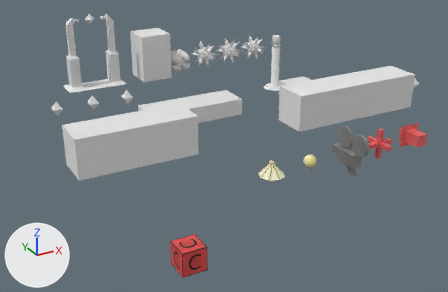
An edit to the Blender file etc/blend/Objects.blend, drawn before and after from the same camera.
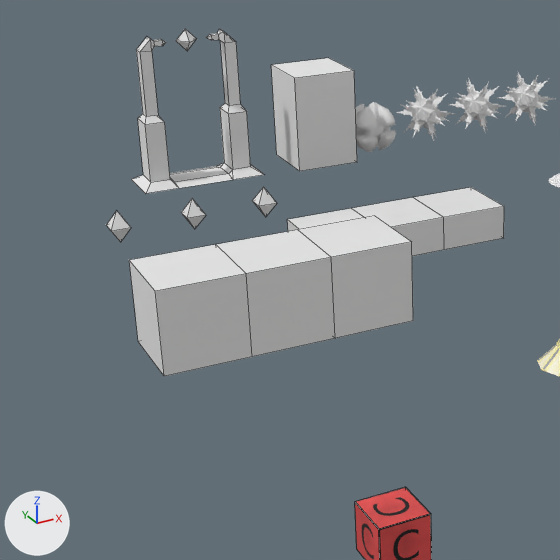
Each version is shown whole from a 50 mm lens placed at (-8.16, -17.49, 6.31), pointed at (0.02, -2.62, -1.12), then close up on the part from 0% to 60% of the width and 0% to 92% of the height. The lights are fixed; the arrows at lower left show +X, +Y and +Z. The close-ups show mesh edges as thin lines. Objects named as collision shapes, trigger or cutter boxes, shadow casters or lower levels of detail are left out.

The scene before the commit, as lines of its bpy script (objects in view):
```python
me_bomb = bpy.data.meshes.new('Bomb')
me_bomb.from_pydata(...)  # 212 vertices, 240 faces; spans x -0.477..0.477, y -0.486..0.486, z -0.473..0.473
me_bomb.materials.append(mat_dummy)  # its picture is missing
me_player = bpy.data.meshes.new('Player')
me_player.from_pydata(...)  # 258 vertices, 316 faces; spans x -0.387..0.387, y -0.387..0.387, z -0.387..0.387
me_player.polygons.foreach_set('use_smooth', [True] * 316)
me_player.materials.append(mat_dummy)  # its picture is missing
me_switch = bpy.data.meshes.new('Switch')
me_switch.from_pydata(...)  # a box spanning x -0.5..0.5, y -0.5..0.5, z -0.25..0.25
me_switch.materials.append(None)
ob_bomb = bpy.data.objects.new('Bomb', me_bomb)
ob_bomb.location = (1.5, 1.5, 0.5)
ob_player = bpy.data.objects.new('Player', me_player)
ob_player.location = (0.5, 1.5, 0.39)
ob_switch = bpy.data.objects.new('Switch', me_switch)
ob_switch.location = (0.5, -1.5, -0.25)
# also in view: 'Ice' at (-0.5, -1.5, -0.25); 'ConvexStaticBrush' at (-3.5, -4.5, 0.5); 'SlidingBrush' at (-4.5, -4.5, 0.5); 'Controller' at (0.0, 0.0, -6.5); 'ConcaveStaticBrush' at (-2.5, -4.5, 0.5)
```
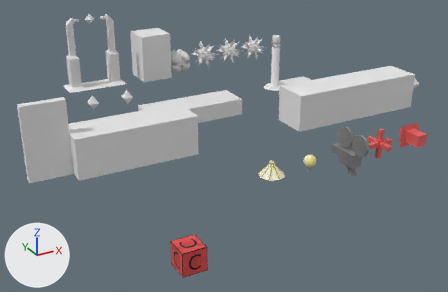
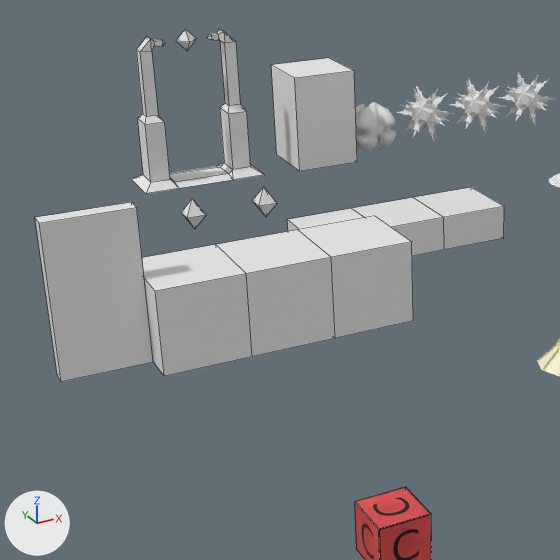
Location of each change, (x1, y1, x2, y2) in pixels of the close-ups (560 x 560 px):
'OneWay', added
    after: (35, 202, 153, 382)

The change in detail:
Mesh me_oneway is new.
It is a box spanning x -0.5..0.5, y -0.1..0.1, z -1.0..0.8.
It uses material mat_dummy (its picture is missing).
Object 'OneWay' (ob_oneway) is new; it shows me_oneway.
Its location is (-5.5, -4.5, 1.0).
